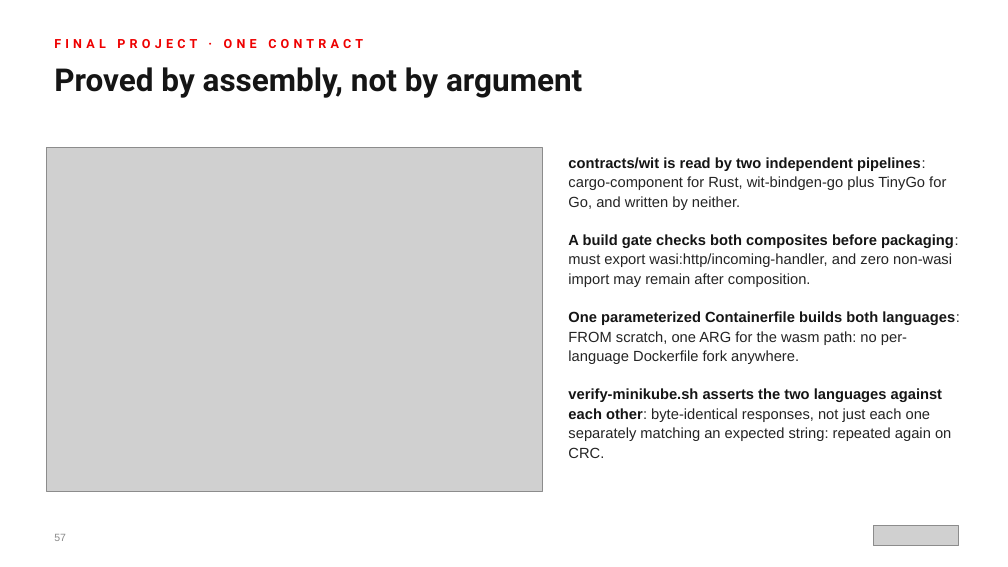
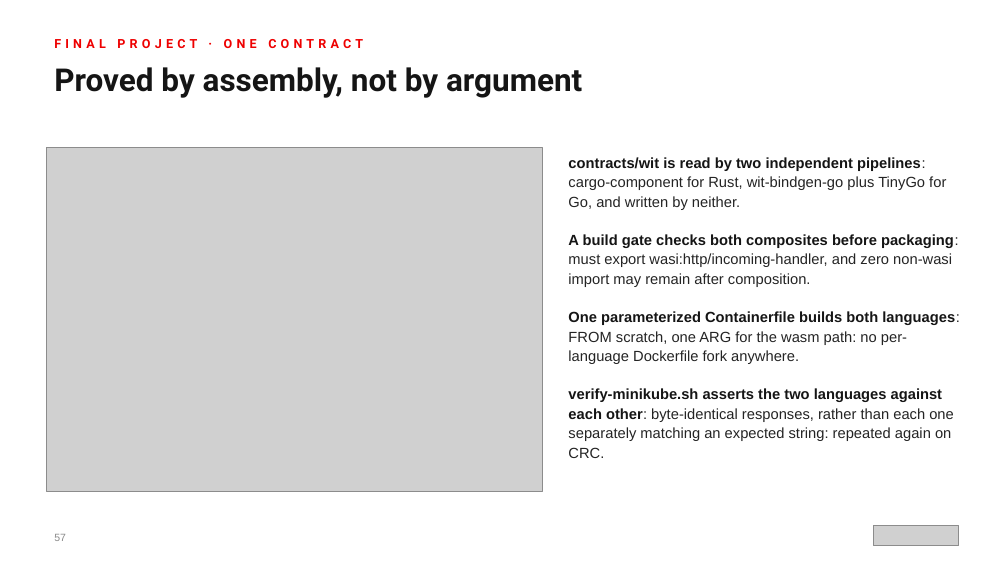
Before and after one commit to patterncatalyst/cn-patterns-and-practices-webassembly, a slide deck: slide 57 of presentation/wasm-201-rust/wasm-201-rust-r1.1.pptx. Drawn at 1008x567 pixels with LibreOffice and Linux fonts; fonts in the diff are those of the drawing; grey boxes stand for pictures. Boxes give left, top, right and bottom in pixels: in the first picture for what was removed or moved away, otherwise in the second. Text is boxed around its words. In the diff, an @@ line names an element or a change of style, - is before the commit and + after.

```diff
--- a/presentation/wasm-201-rust/wasm-201-rust-r1.1.pptx
+++ b/presentation/wasm-201-rust/wasm-201-rust-r1.1.pptx
@@ text at <box>568,388,954,458</box>: text changed @@
-● verify-minikube.sh asserts the two languages against each other: byte-identical responses, not just each one separately matching an expected string: repeated again on CRC.
+● verify-minikube.sh asserts the two languages against each other: byte-identical responses, rather than each one separately matching an expected string: repeated again on CRC.
```
Also in this commit, not shown: 9 other slides changed, 36 other files.
